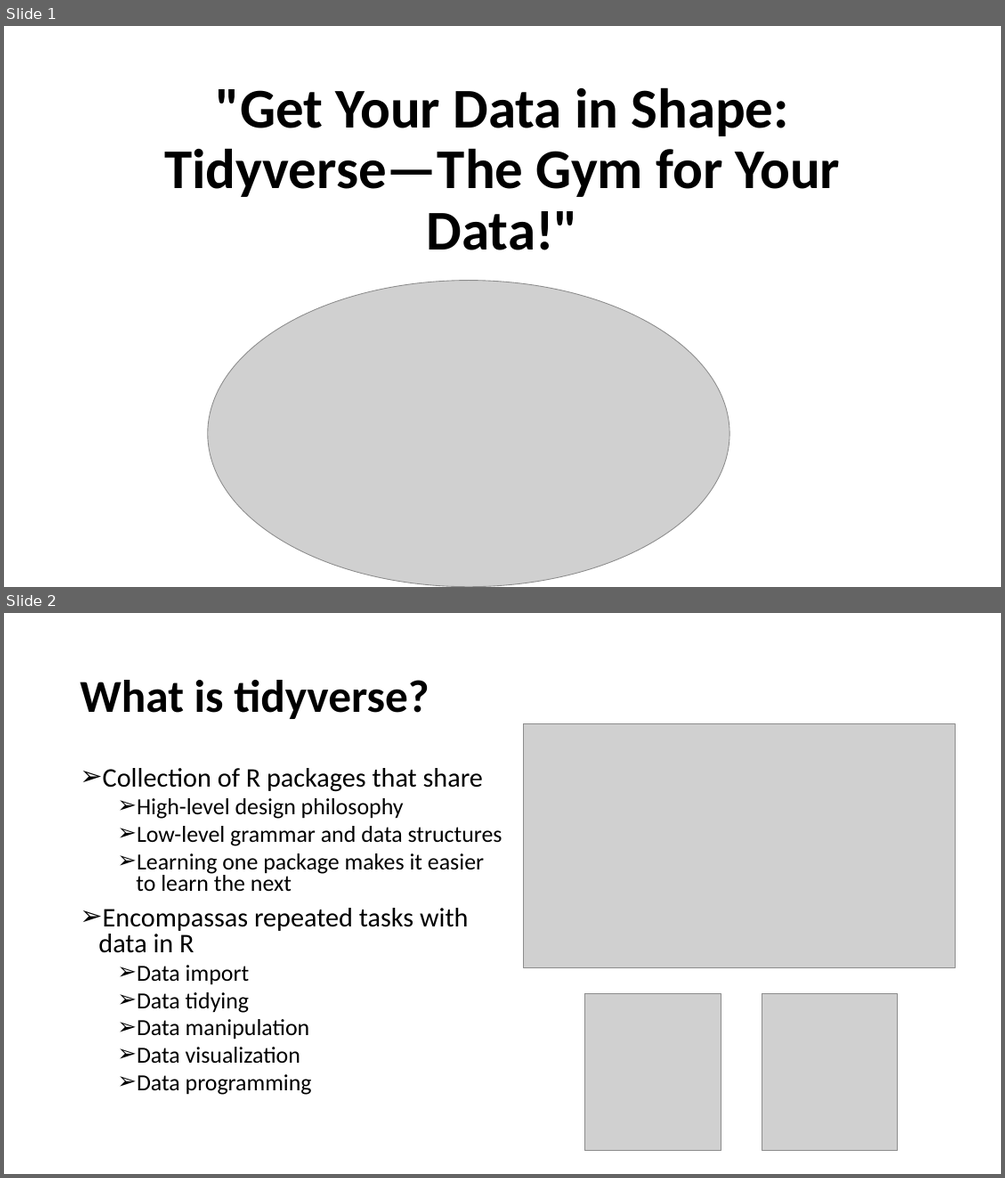
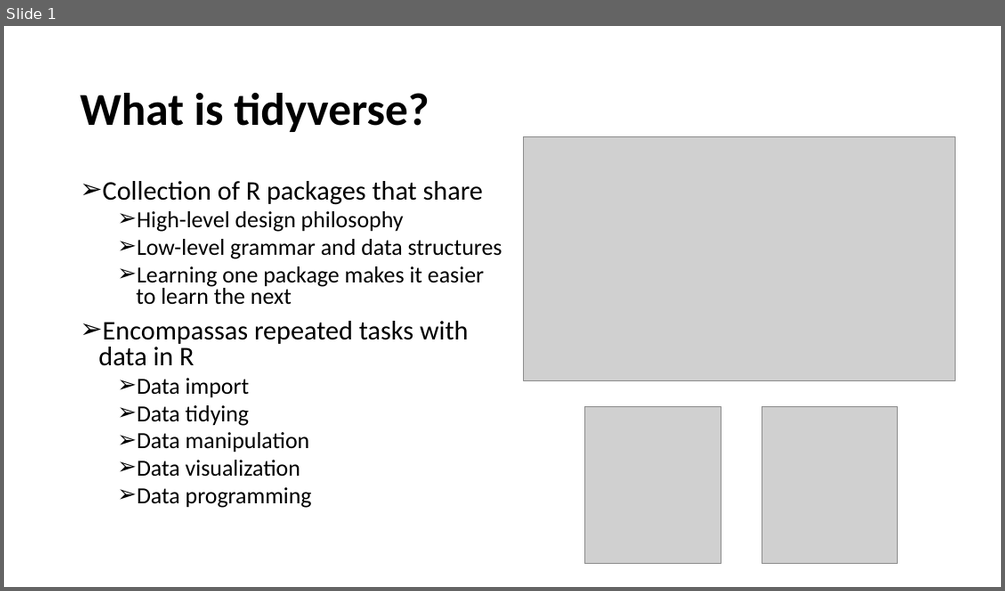
Before and after one commit to BDO-Science/rteam, a slide deck: tidyverse/tidyverse.pptx. Shown one above the other, each under a label of ours: slides 1 and 2 before the commit, slide 1 after it. The pictures are 1005x1178 and 1005x591 pixels, drawn with LibreOffice and Linux fonts; fonts in the diff are those of the drawing; grey boxes stand for pictures. Boxes give left, top, right and bottom in pixels: in the first picture for what was removed or moved away, otherwise in the second. Text is boxed around its words. In the diff, an @@ line names an element or a change of style, - is before the commit and + after.

```diff
--- a/tidyverse/tidyverse.pptx
+++ b/tidyverse/tidyverse.pptx
@@ slide 1 removed at box(4, 26, 1001, 587), background #FFFFFF @@
@@ title removed at box(164, 87, 841, 250) @@
-"Get Your Data in Shape: Tidyverse—The Gym for Your Data!"
@@ picture removed at box(208, 281, 729, 587) @@
@@ what was slide 2 is now slide 1 @@
```
Also in this commit, not shown: 1 other slide removed, 1 other file.
